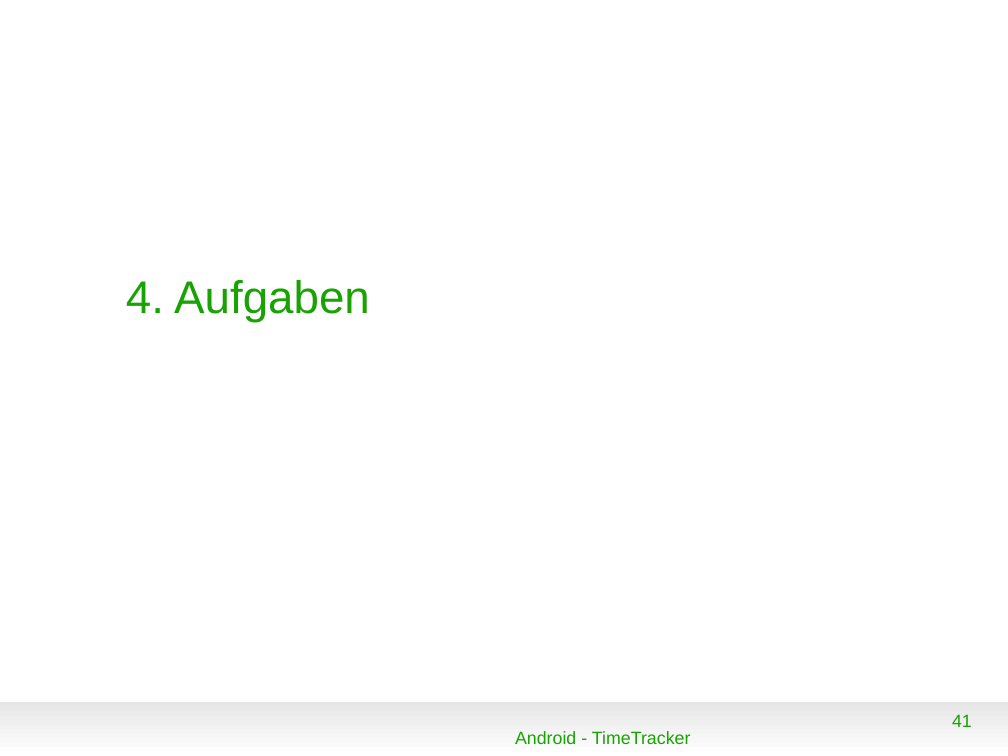
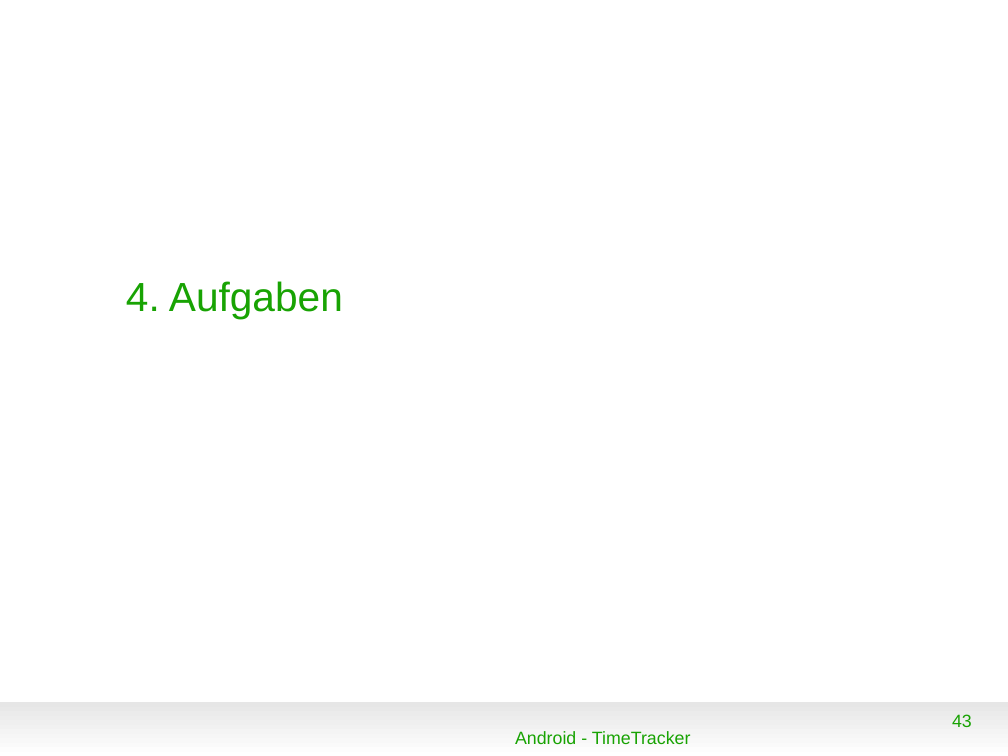
Before and after one commit to floriandrs/presentation, a slide deck: slide 43 of vortrag.odp (slide 41 before the commit). Drawn at 1008x756 pixels with LibreOffice and Linux fonts; fonts in the diff are those of the drawing; background and template pictures are left out. Boxes give left, top, right and bottom in pixels: in the first picture for what was removed or moved away, otherwise in the second. Text is boxed around its words. In the diff, an @@ line names an element or a change of style, - is before the commit and + after.

```diff
--- a/vortrag.odp
+++ b/vortrag.odp
@@ title "4. Aufgaben" at [126, 281, 343, 319]: size 36 to 32 pt @@
@@ page number at [952, 714, 972, 727]: text changed @@
-41
+43
```
Also in this commit, not shown: 9 other slides changed, 3 slides added, 1 slide removed, 7 other files.
